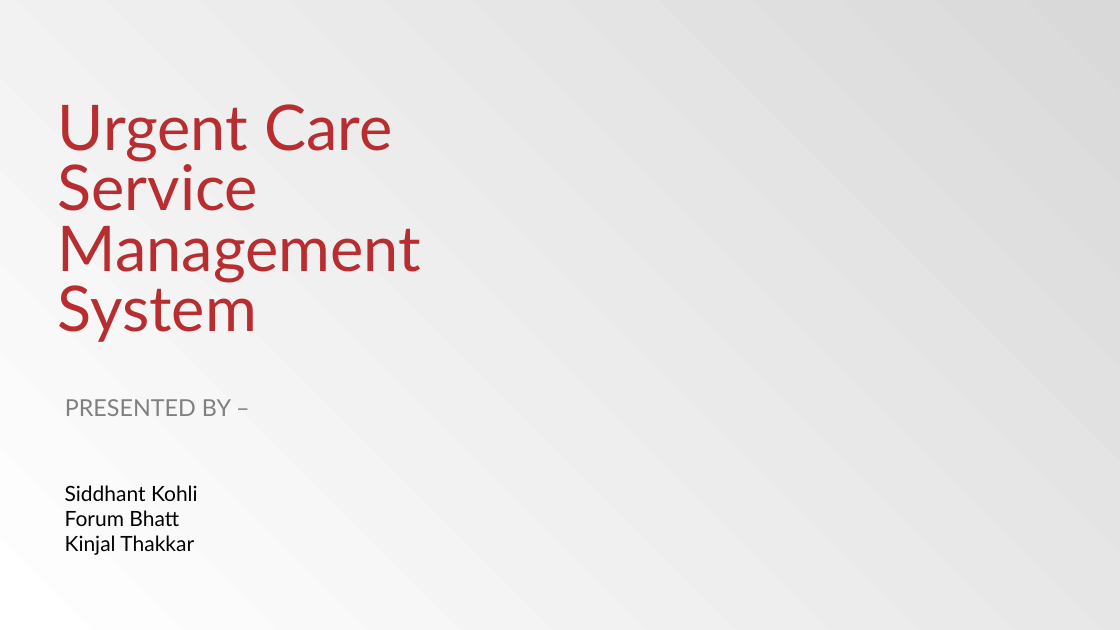
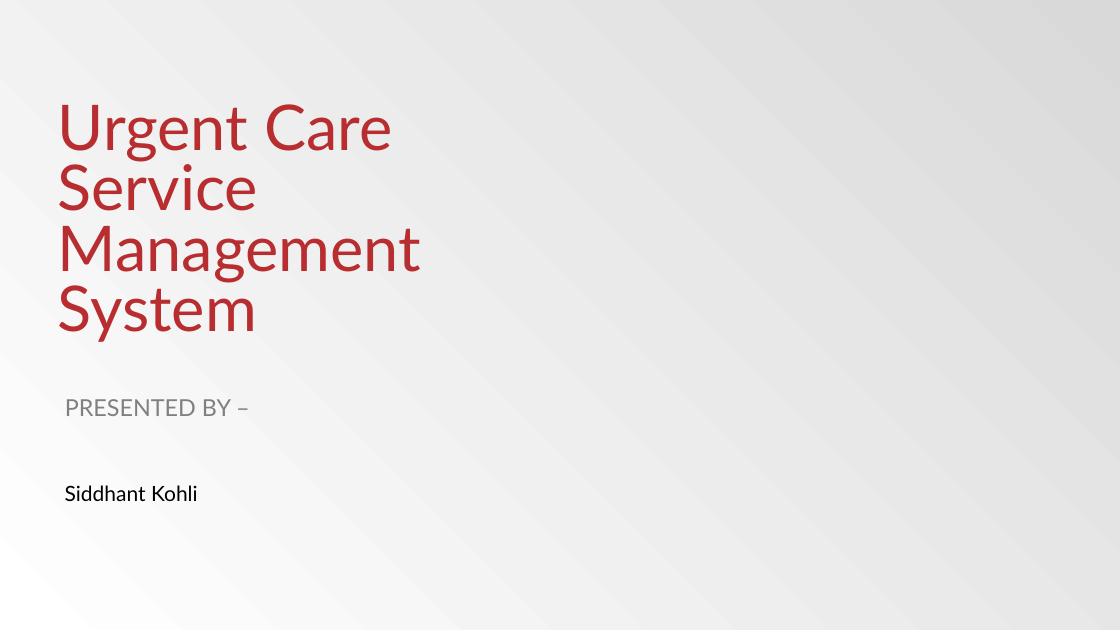
Before and after one commit to SIDDHANTKOHLI123/Projects-, a slide deck: slide 1 of UrgentHealthCareManagementSystem/Urgent Care Service Management System.pptx. Drawn at 1120x630 pixels with LibreOffice and Linux fonts; fonts in the diff are those of the drawing; background and template pictures are left out. Boxes give left, top, right and bottom in pixels: in the first picture for what was removed or moved away, otherwise in the second. Text is boxed around its words. In the diff, an @@ line names an element or a change of style, - is before the commit and + after.

```diff
--- a/UrgentHealthCareManagementSystem/Urgent Care Service Management System.pptx
+++ b/UrgentHealthCareManagementSystem/Urgent Care Service Management System.pptx
@@ text at [65, 510, 194, 555]: paragraphs removed @@
-Forum Bhatt
-Kinjal Thakkar
```
Also in this commit, not shown: 18 other files.
